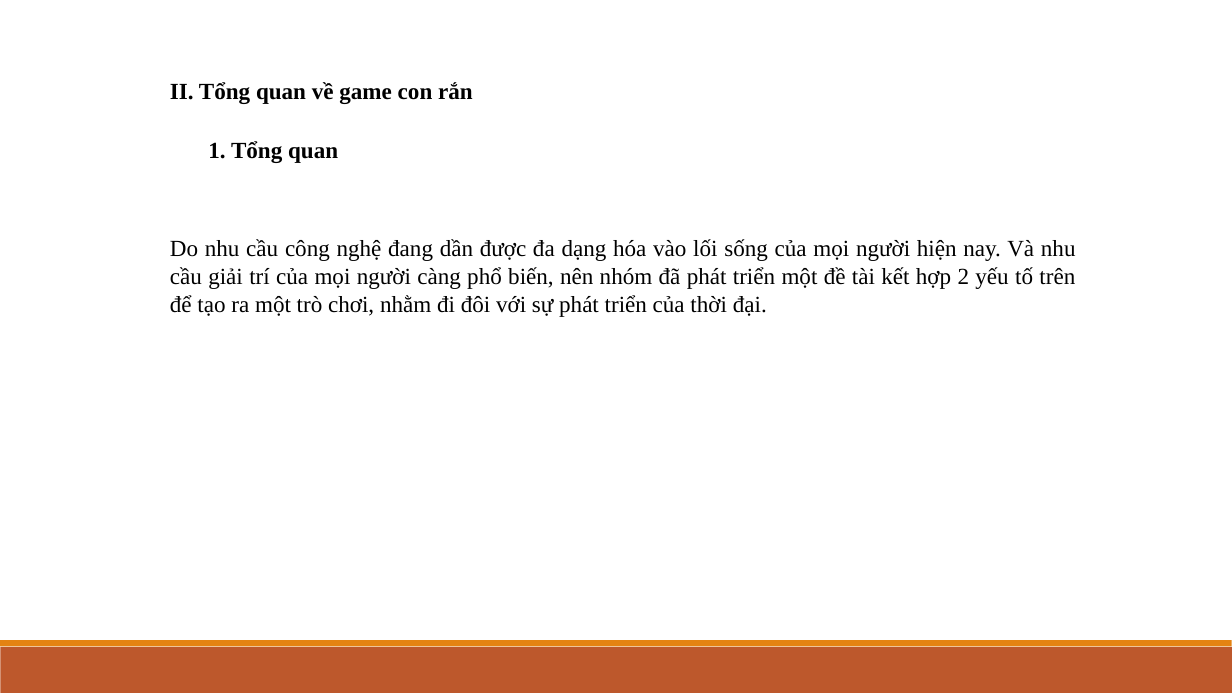
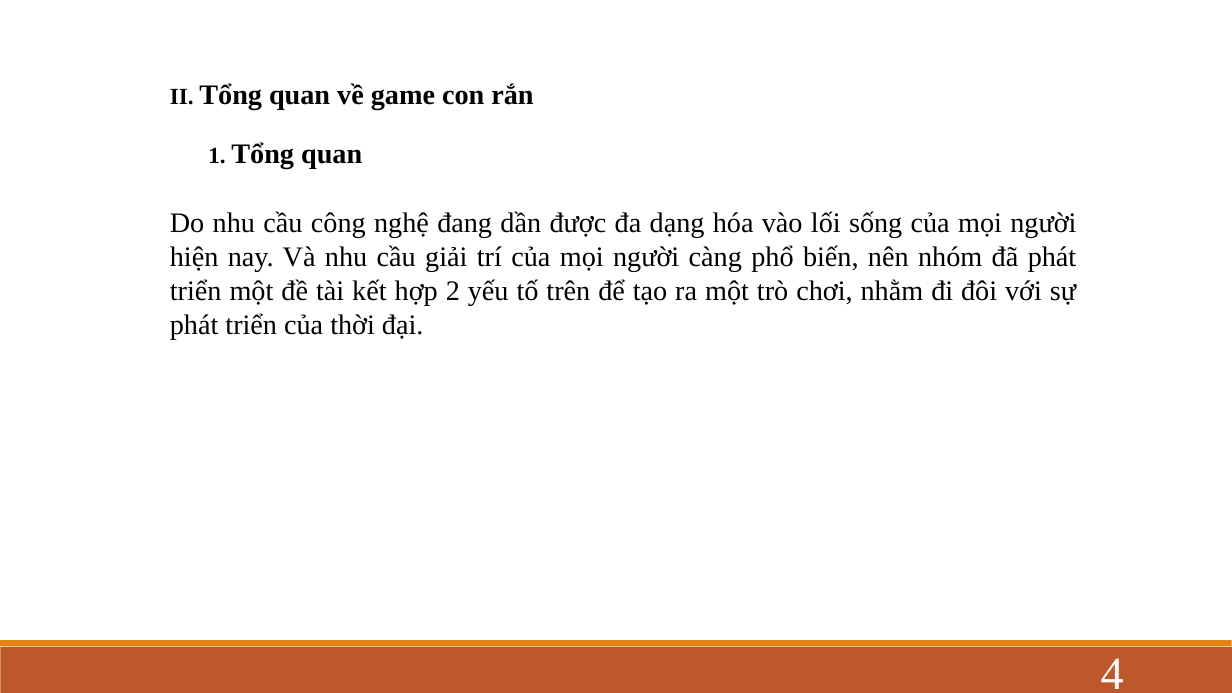
Before and after one commit to BaiCuoiKy/GameConRan, a slide deck: slide 4 of báo-cáo-game.pptx. Drawn at 1232x693 pixels with LibreOffice and Linux fonts; fonts in the diff are those of the drawing. Boxes give left, top, right and bottom in pixels: in the first picture for what was removed or moved away, otherwise in the second. Text is boxed around its words. In the diff, an @@ line names an element or a change of style, - is before the commit and + after.

```diff
--- a/báo-cáo-game.pptx
+++ b/báo-cáo-game.pptx
@@ text "II. Tổng quan về game ..." at (170, 83, 533, 109): size 18 to 22 pt in "Tổng quan về game con rắn" @@
@@ text "1. Tổng quan" at (208, 142, 362, 168): size 18 to 22 pt in "Tổng quan" @@
@@ text "Do nhu cầu công nghệ ...": place and size @@
-text "Do nhu cầu công nghệ ..." at (170, 239, 1076, 317)
+text "Do nhu cầu công nghệ ..." at (170, 211, 1076, 339)
@@ text "Do nhu cầu công nghệ ..." at (170, 211, 1076, 339): size 18 to 22 pt @@
@@ page number added at (1101, 658, 1124, 689), 36 pt, text #FFFFFF @@
+4
```
Also in this commit, not shown: 9 other slides changed, 1 slide added.
